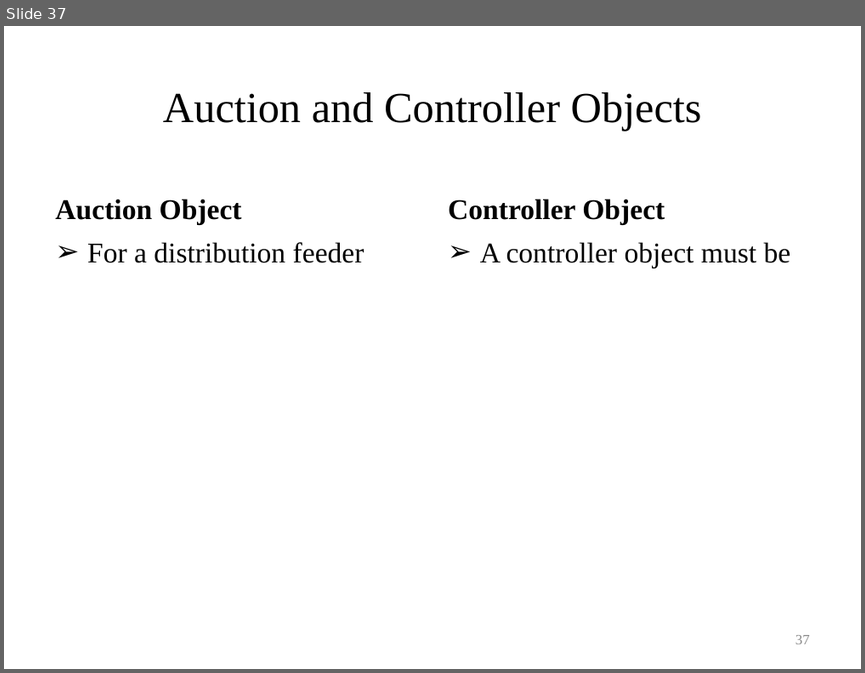
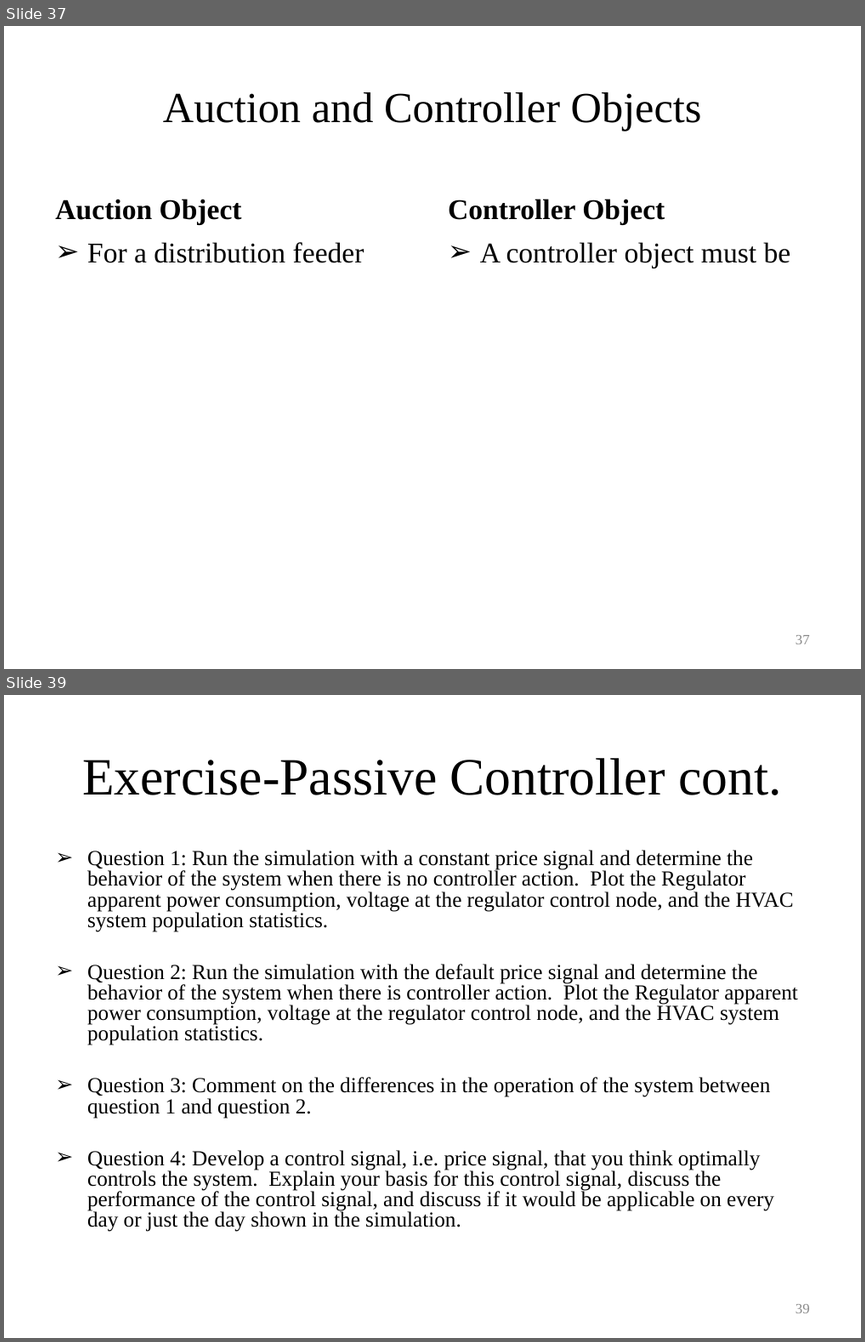
Before and after one commit to gridlab-d/course, a slide deck: Distribution Analysis Course/3.0 - Demand Responce.ppt. Shown one above the other, each under a label of ours: slide 37 before the commit, slides 37 and 39 after it; the slides between them are not shown. The pictures are 865x673 and 865x1342 pixels, drawn with LibreOffice and Linux fonts; fonts in the diff are those of the drawing. Boxes give left, top, right and bottom in pixels: in the first picture for what was removed or moved away, otherwise in the second. Text is boxed around its words. In the diff, an @@ line names an element or a change of style, - is before the commit and + after.

```diff
--- a/Distribution Analysis Course/3.0 - Demand Responce.ppt
+++ b/Distribution Analysis Course/3.0 - Demand Responce.ppt
@@ slide 39 added at box(4, 695, 861, 1338), background #FFFFFF @@
@@ title added at box(82, 758, 781, 795), 44 pt, text #000000 @@
+Exercise-Passive Controller cont.
@@ text added at box(87, 850, 798, 1231), 18 pt, text #000000 @@
+➢ Question 1: Run the simulation with a constant price signal and determine the behavior of the system when there is no controller action. Plot the Regulator apparent power consumption, voltage at the regulator control node, and the HVAC system population statistics.
+➢ Question 2: Run the simulation with the default price signal and determine the behavior of the system when there is controller action. Plot the Regulator apparent power consumption, voltage at the regulator control node, and the HVAC system population statistics.
+➢ Question 3: Comment on the differences in the operation of the system between question 1 and question 2.
+➢ Question 4: Develop a control signal, i.e. price signal, that you think optimally controls the system. Explain your basis for this control signal, discuss the performance of the control signal, and discuss if it would be applicable on every day or just the day shown in the simulation.
@@ page number added at box(795, 1304, 810, 1313), 12 pt, text #898989 @@
+39
```
Also in this commit, not shown: 1 other slide added, 1 other file.
